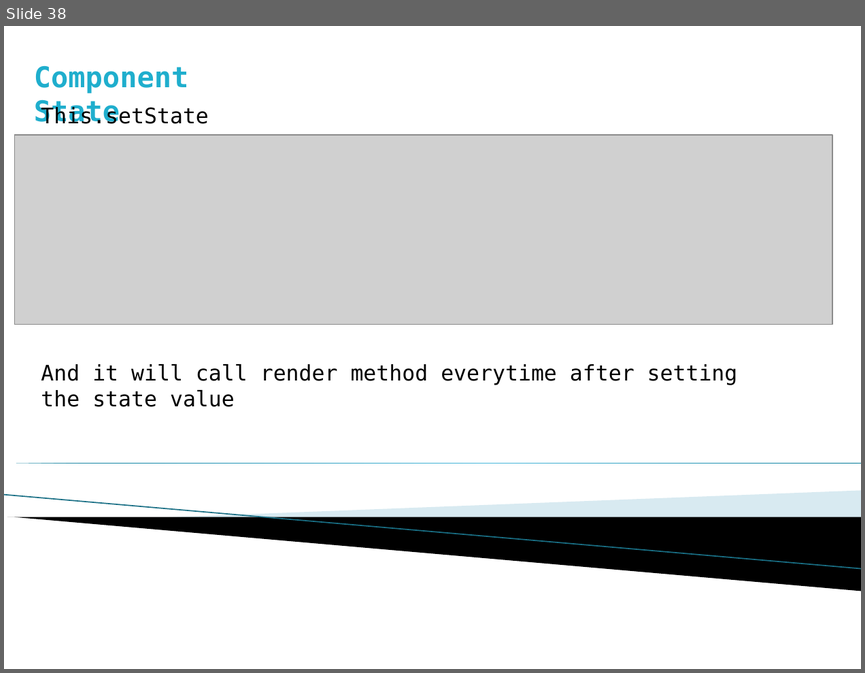
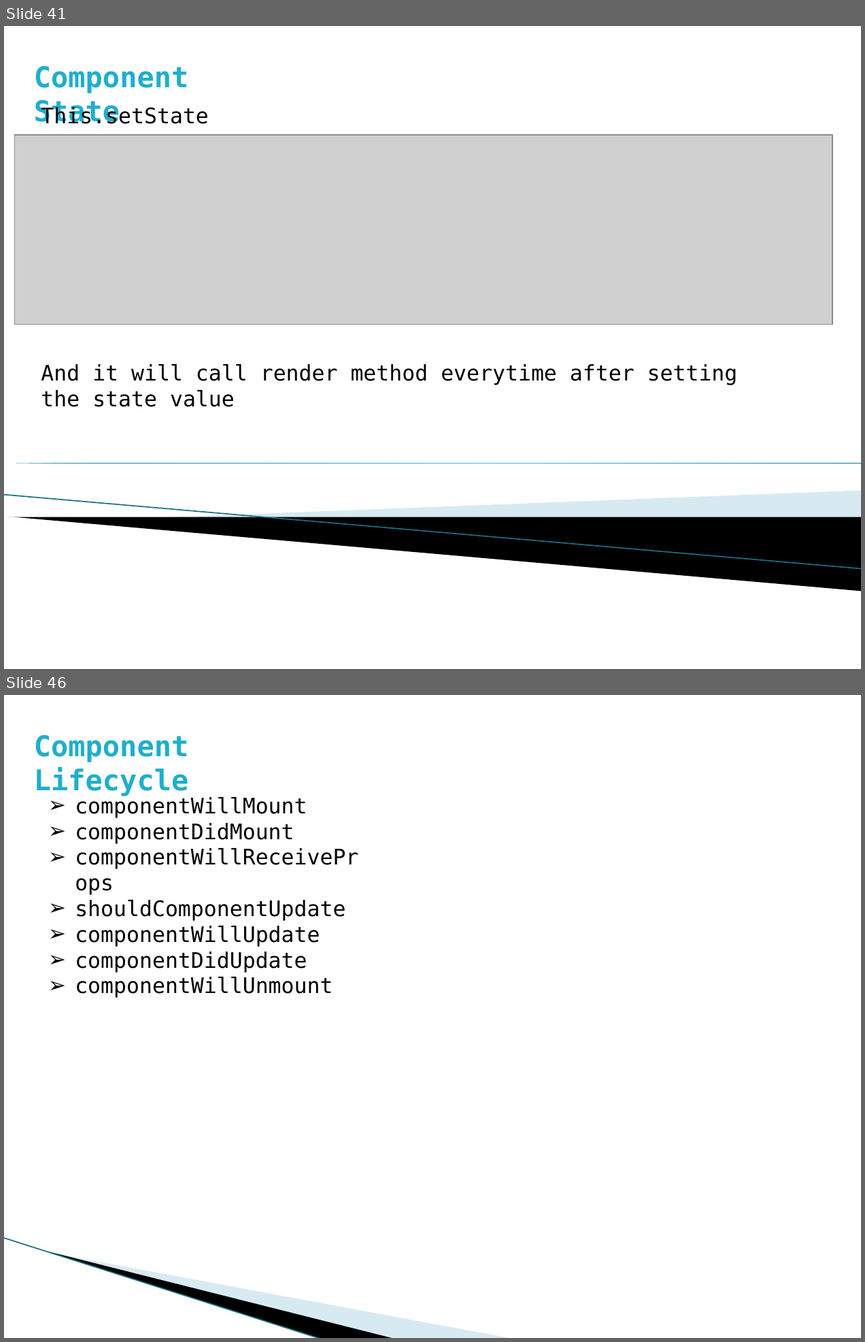
Before and after one commit to prateek3189/React-Tutorial, a slide deck: React-Tutorial.pptx. Shown one above the other, each under a label of ours: slide 38 before the commit, slides 41 and 46 after it; the slides between them are not shown. The pictures are 865x673 and 865x1342 pixels, drawn with LibreOffice and Linux fonts; fonts in the diff are those of the drawing; grey boxes stand for pictures; background and template pictures are left out. Boxes give left, top, right and bottom in pixels: in the first picture for what was removed or moved away, otherwise in the second. Text is boxed around its words. In the diff, an @@ line names an element or a change of style, - is before the commit and + after.

```diff
--- a/React-Tutorial.pptx
+++ b/React-Tutorial.pptx
@@ slide 46 added at bbox=[4, 695, 861, 1338], background #FFFFFF @@
@@ text added at bbox=[34, 735, 189, 796], 24 pt, text #1FAECD, bold @@
+Component Lifecycle
@@ text added at bbox=[75, 796, 345, 998], 18 pt, text #000000 @@
+➢ componentWillMount
+➢ componentDidMount
+➢ componentWillReceiveProps
+➢ shouldComponentUpdate
+➢ componentWillUpdate
+➢ componentDidUpdate
+➢ componentWillUnmount
@@ line added from (4, 1238) to (322, 1338), #97C5D8 0.95 pt @@
@@ freeform shape added at bbox=[50, 1251, 396, 1338], fill #000000 @@
@@ freeform shape added at bbox=[51, 1252, 514, 1338], fill #A0CBDC at 40% opacity @@
@@ what was slide 38 is now slide 41 @@
```
Also in this commit, not shown: 2 slides changed, 10 other slides added.
